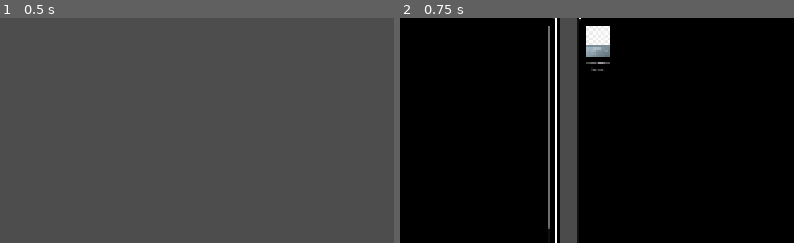
Above: before the commit, frames 1-2 (left to right).
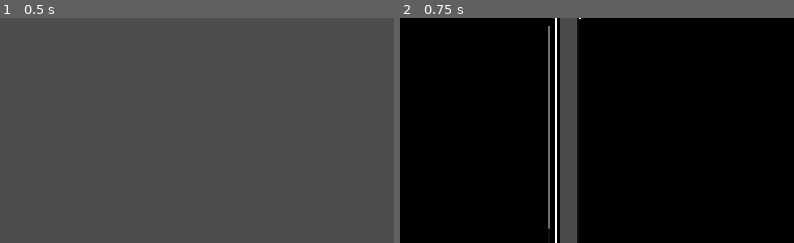
Above: after the commit, the same moments.

Repository: skavinger/UVS_Sim
Game: Godot game, scene res://GameObj/main.tscn
The game is run twice, just before and just after one commit, with the same random seed, the same clock (stepped at 60 frames per second) and the same inputs.
Inputs:
- Up to frame 1 (0.5 s): no input
- Up to frame 2 (0.75 s): click "Deck Builder" at 0.5 s
The pictures show only the part of the screen within x 40-89%, y 21-71%; the shares and areas given below are measured in that part.

Frame 1 is identical in both runs. In frame 2, 0.9% of the frame differs, in the area x 47-54%, y 3-24%.
Error in both runs: Cannot call method 'get_directories' on a null value. (res://Scripts/card_data_base_handler.gd:7)

Commit message:
Load from small card images to imporve load times

Diff:
--- a/Scripts/card_data_base_handler.gd
+++ b/Scripts/card_data_base_handler.gd
@@ -18,6 +18,16 @@
 		if(dataBaseEntries[i].setName == cardID.set):
 			return dataBaseEntries[i].cards[cardID.number]
 
+func getSet(setData):
+	var dataBaseEntries = self.get_children()
+	for i in range(dataBaseEntries.size()):
+		if(dataBaseEntries[i].setName == setData):
+			return dataBaseEntries[i]
+
 func get_card_art(cardID):
 	var image = Image.load_from_file("user://SetData/" + cardID.set + "/Images/" + cardID.number + ".jpg")
 	return ImageTexture.create_from_image(image)
+
+func get_card_art_small(cardID):
+	var image = Image.load_from_file("user://SetData/" + cardID.set + "/Images_small/" + cardID.number + ".jpg")
+	return ImageTexture.create_from_image(image)
--- a/Scripts/deck_builder.gd
+++ b/Scripts/deck_builder.gd
@@ -4,10 +4,28 @@
 
 func _ready() -> void:
 	populateDeckList()
+	populateDatabaseWindow({
+		"sets": []
+	})
 
 func _on_back_pressed() -> void:
 	$"../../StartWindowHolder".spawnWindow()
 	$"..".closeWindow()
+
+func populateDatabaseWindow(filters):
+	var dataBaseWindow = $CardDatabaseList/ScrollContainer/GridContainer.get_children()
+	for i in range(dataBaseWindow.size()):
+		$CardDatabaseList/ScrollContainer/GridContainer.remove_child(dataBaseWindow[i])
+
+	for i in range(filters.sets.size()):
+		var setData = CardDatabase.getSet(filters.sets[i])
+		var setKeys = setData.cards.keys()
+		for j in range(setKeys.size()):
+			var card = preload(LIST_CARD_SCENE_PATH).instantiate()
+			card.get_node("CardImage").texture = CardDatabase.get_card_art_small({ "set": filters.sets[i], "number": setKeys[j]})
+			card.get_node("CardName").text = setData.cards[setKeys[j]].Name
+			card.cardMeta = setData.cards[setKeys[j]]
+			$CardDatabaseList/ScrollContainer/GridContainer.add_child(card)
 
 func populateDeckList():
 	var decklist = $"../..".currentDeckList
@@ -30,7 +48,7 @@
 		var cardData = CardDatabase.getCard(decklist.main[i].cardID)
 		for j in range(decklist.main[i].count):
 			var card = preload(LIST_CARD_SCENE_PATH).instantiate()
-			card.get_node("CardImage").texture = CardDatabase.get_card_art(decklist.main[i].cardID)
+			card.get_node("CardImage").texture = CardDatabase.get_card_art_small(decklist.main[i].cardID)
 			card.get_node("CardName").text = cardData.Name
 			card.cardMeta = cardData
 			match cardData.Cardtype:
@@ -83,7 +101,7 @@
 		var cardData = CardDatabase.getCard(decklist.side[i].cardID)
 		for j in range(decklist.side[i].count):
 			var card = preload(LIST_CARD_SCENE_PATH).instantiate()
-			card.get_node("CardImage").texture = CardDatabase.get_card_art(decklist.side[i].cardID)
+			card.get_node("CardImage").texture = CardDatabase.get_card_art_small(decklist.side[i].cardID)
 			card.get_node("CardName").text = cardData.Name
 			card.cardMeta = cardData
 			match cardData.Cardtype:
